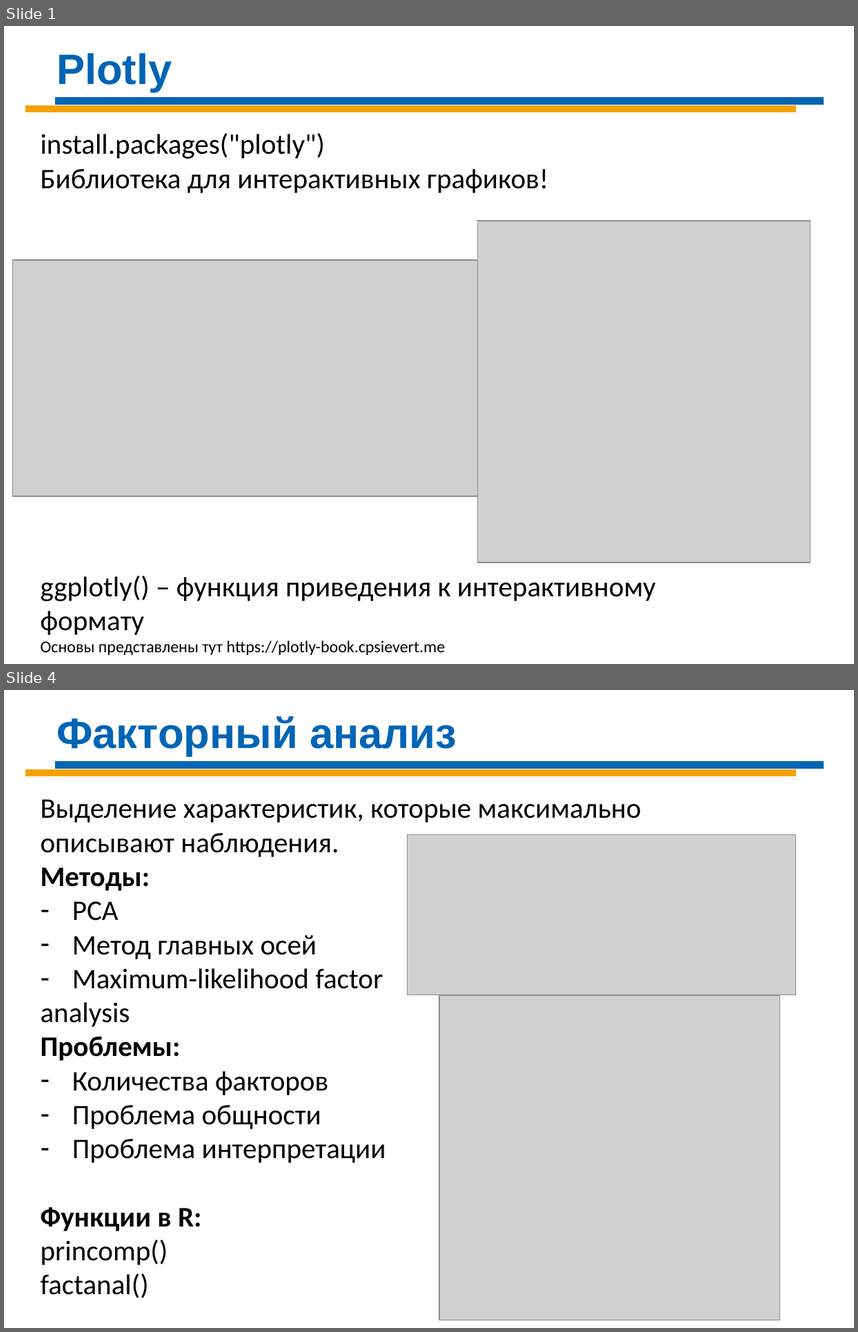
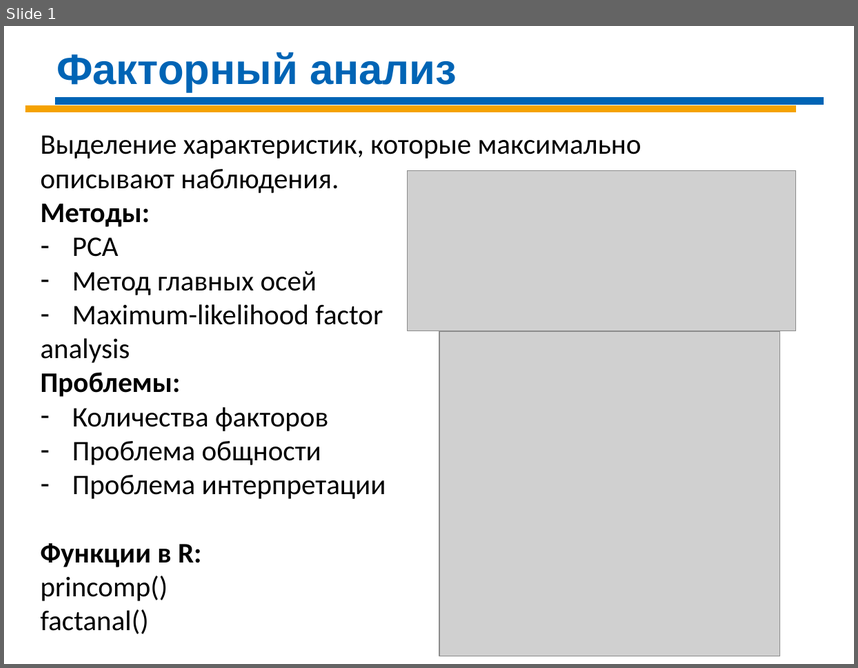
Before and after one commit to Demolis/Infopulse, a slide deck: Sat_Data_Science/DS-Day-13 R.pptx. Shown one above the other, each under a label of ours: slides 1 and 4 before the commit, slide 1 after it; the slides between them are not shown. The pictures are 858x1332 and 858x668 pixels, drawn with LibreOffice and Linux fonts; fonts in the diff are those of the drawing; grey boxes stand for pictures. Boxes give left, top, right and bottom in pixels: in the first picture for what was removed or moved away, otherwise in the second. Text is boxed around its words. In the diff, an @@ line names an element or a change of style, - is before the commit and + after.

```diff
--- a/Sat_Data_Science/DS-Day-13 R.pptx
+++ b/Sat_Data_Science/DS-Day-13 R.pptx
@@ slide 1 removed at (4,26,854,664), background #FFFFFF @@
@@ text removed at (56,53,172,92) @@
-Plotly
@@ line removed from (55, 101) to (824, 101) @@
@@ line removed from (25, 109) to (796, 109) @@
@@ text removed at (41,133,656,655) @@
-install.packages("plotly")
-Библиотека для интерактивных графиков!
-ggplotly() – функция приведения к интерактивному формату
-Основы представлены тут https://plotly-book.cpsievert.me
@@ picture removed at (477,221,810,562) @@
@@ picture removed at (12,260,477,496) @@
@@ what was slide 4 is now slide 1 @@
```
Also in this commit, not shown: 2 other slides removed, 4 other files.
